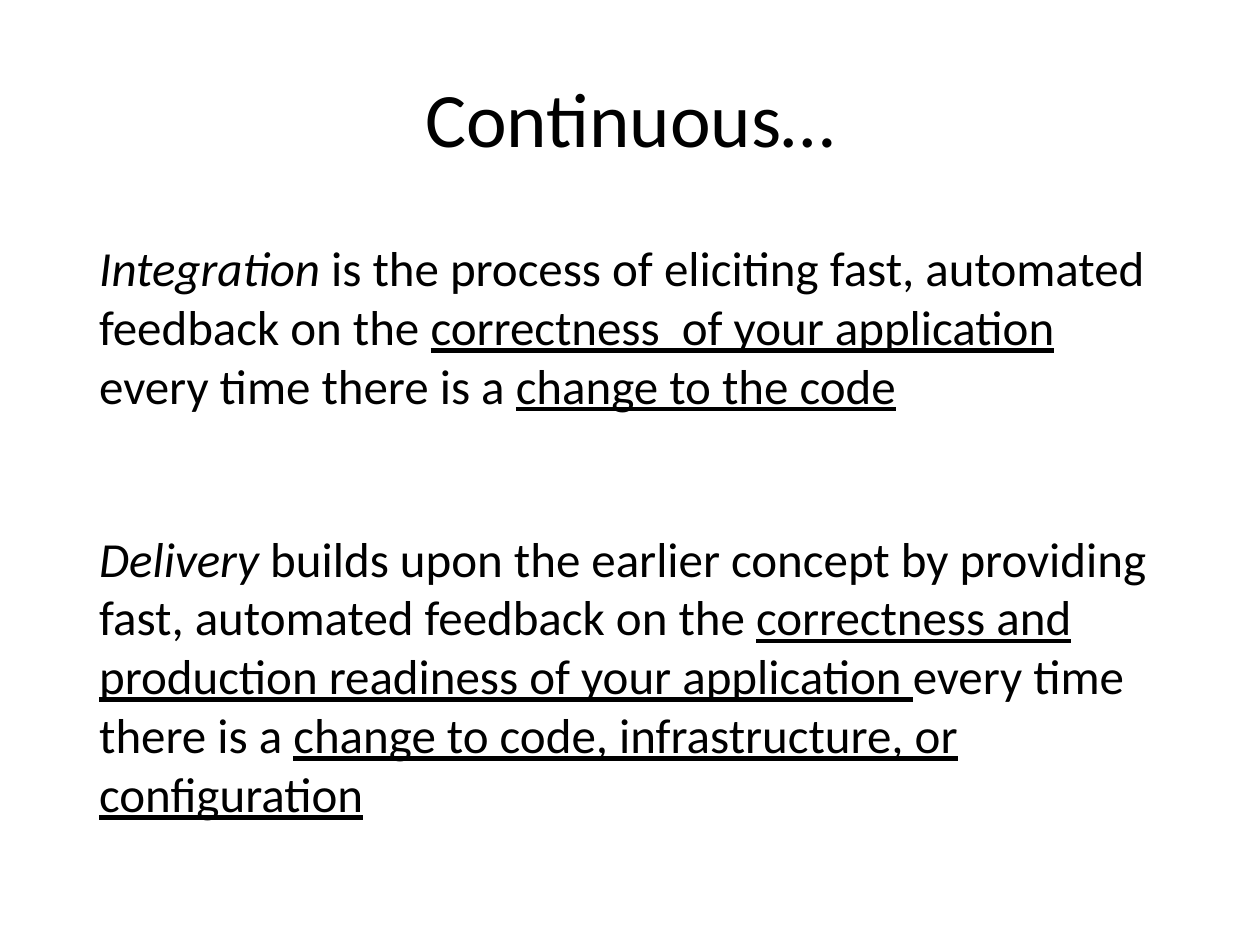
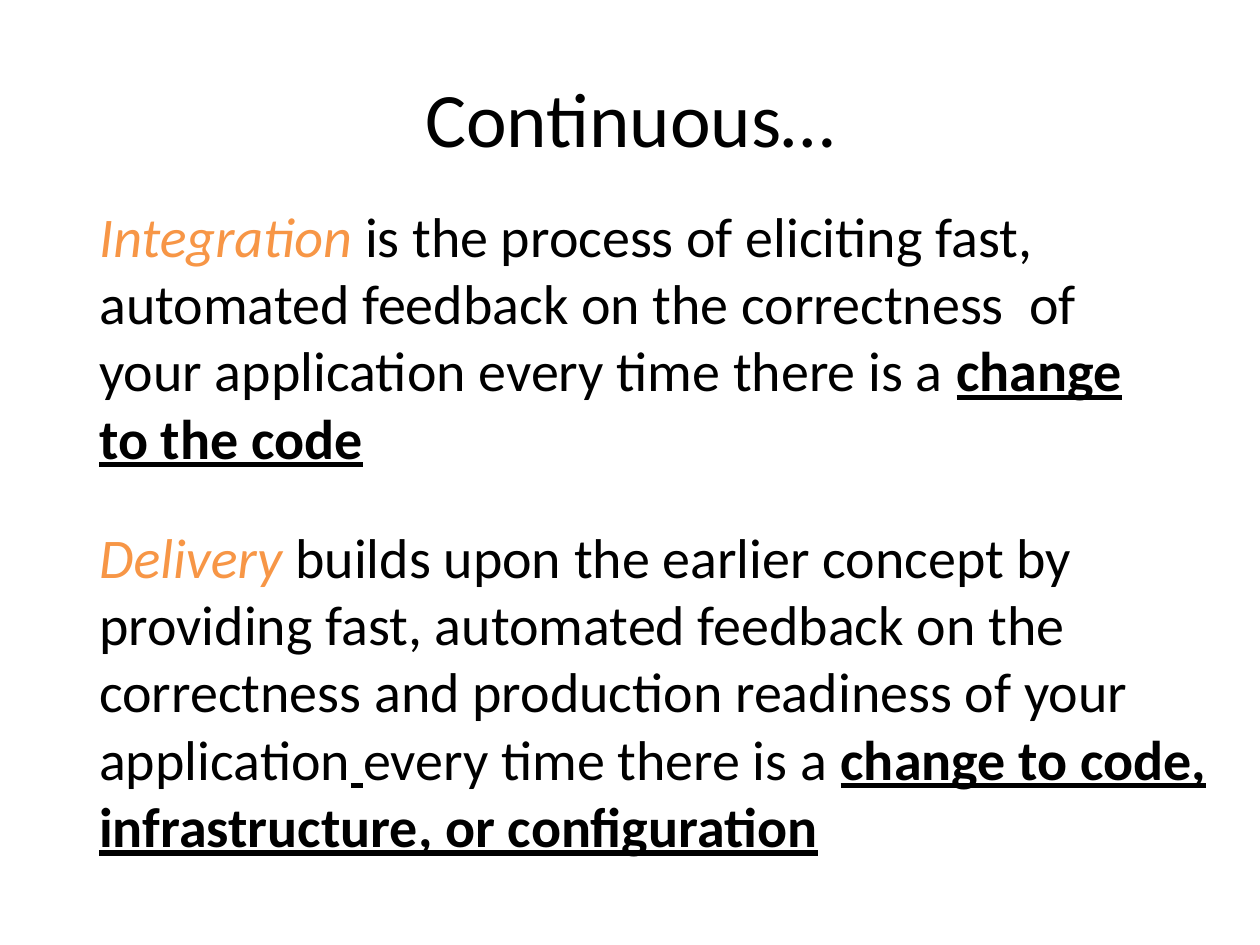
Before and after one commit to browngeek666/DevOpsPres, a slide deck: slide 23 of ALFDevOps.pptx (slide 25 before the commit). Drawn at 1260x945 pixels with LibreOffice and Linux fonts; fonts in the diff are those of the drawing. Boxes give left, top, right and bottom in pixels: in the first picture for what was removed or moved away, otherwise in the second. Text is boxed around its words. In the diff, an @@ line names an element or a change of style, - is before the commit and + after.

Commit message:
Updated Intro slightly and edited 1st and 2nd waysper feedback

```diff
--- a/ALFDevOps.pptx
+++ b/ALFDevOps.pptx
@@ text "Integration is the process of ...": place and size @@
-text "Integration is the process of ..." at bbox=[99, 252, 1144, 413]
+text "Integration is the process of ..." at bbox=[99, 218, 1122, 467]
@@ text "Integration is the process of ..." at bbox=[99, 218, 1122, 467]: size 28 to 32 pt; text colour #000000 to #F79646 in "Integration"; bold on in "change to the code"; underline off in "correctness of your application" @@
@@ text "Delivery builds upon the earlier ..." at bbox=[99, 539, 1206, 857]: size 28 to 32 pt; text colour #000000 to #F79646 in "Delivery"; bold on in "change to code, infrastructure, or configuration"; underline off in "correctness and production readiness of your application" @@
```
Also in this commit, not shown: 10 other slides changed, 4 slides added, 12 slides removed.
